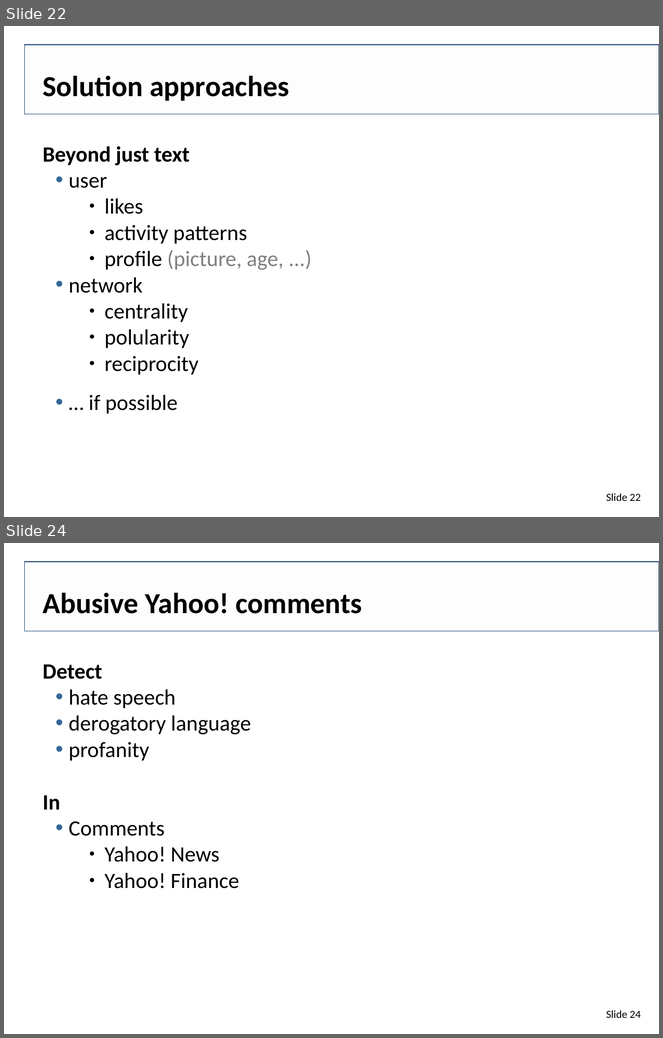
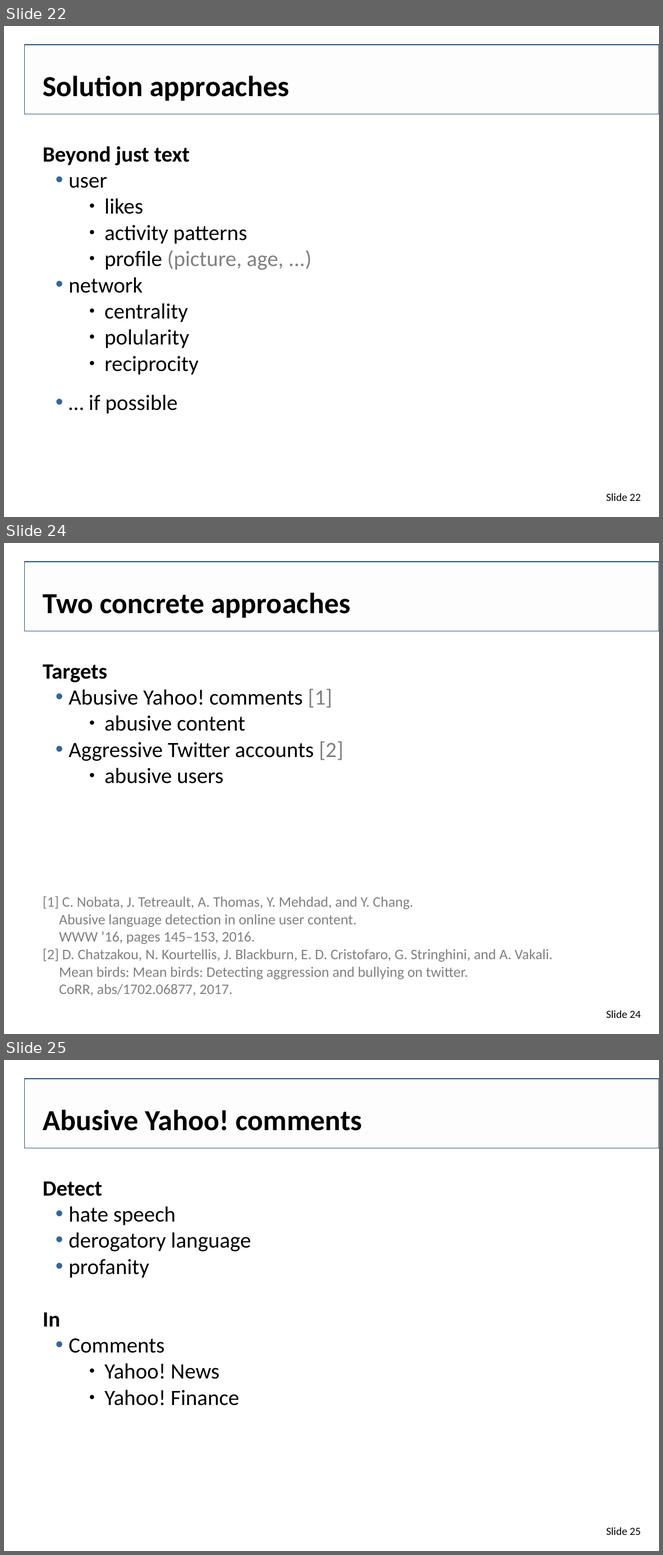
Before and after one commit to IllDepence/websci_ss2017, a slide deck: pres/Tarek_Saier_Abusive_behavior_in_social_media.odp. Shown one above the other, each under a label of ours: slides 22 and 24 before the commit, slides 22, 24 and 25 after it; the slides between them are not shown. The pictures are 663x1038 and 663x1555 pixels, drawn with LibreOffice and Linux fonts; fonts in the diff are those of the drawing; background and template pictures are left out. Boxes give left, top, right and bottom in pixels: in the first picture for what was removed or moved away, otherwise in the second. Text is boxed around its words. In the diff, an @@ line names an element or a change of style, - is before the commit and + after.

```diff
--- a/pres/Tarek_Saier_Abusive_behavior_in_social_media.odp
+++ b/pres/Tarek_Saier_Abusive_behavior_in_social_media.odp
@@ slide 24 added at <box>4,543,659,1034</box>, background #FFFFFF; not listed: 3 template elements that a slide beside it also shows @@
@@ text added at <box>42,592,351,618</box>, 32 pt, text #000000, bold @@
+Two concrete approaches
@@ text added at <box>42,664,553,996</box>, 16 pt, text #808080 @@
+Targets
+  • Abusive Yahoo! comments [1]
+      ● abusive content
+  • Aggressive Twitter accounts [2]
+      ● abusive users
+[1] C. Nobata, J. Tetreault, A. Thomas, Y. Mehdad, and Y. Chang.
+Abusive language detection in online user content.
+WWW ’16, pages 145–153, 2016.
+[2] D. Chatzakou, N. Kourtellis, J. Blackburn, E. D. Cristofaro, G. Stringhini, and A. Vakali.
+Mean birds: Mean birds: Detecting aggression and bullying on twitter.
+CoRR, abs/1702.06877, 2017.
@@ what was slide 24 is now slide 25 @@
@@ page number at <box>606,1527,641,1535</box>: text changed @@
-Slide 24
+Slide 25
```
Also in this commit, not shown: 10 slides changed, 2 other files.
